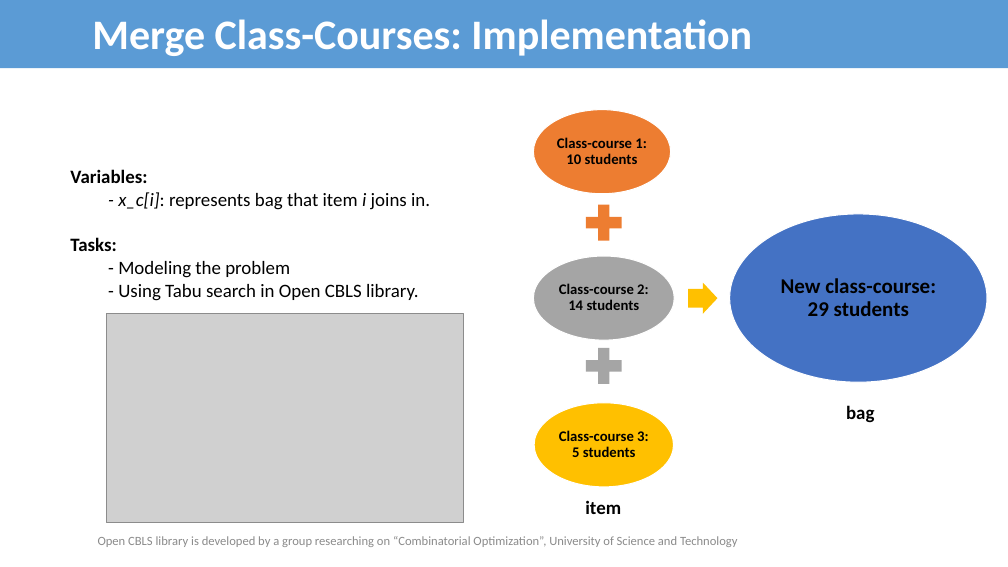
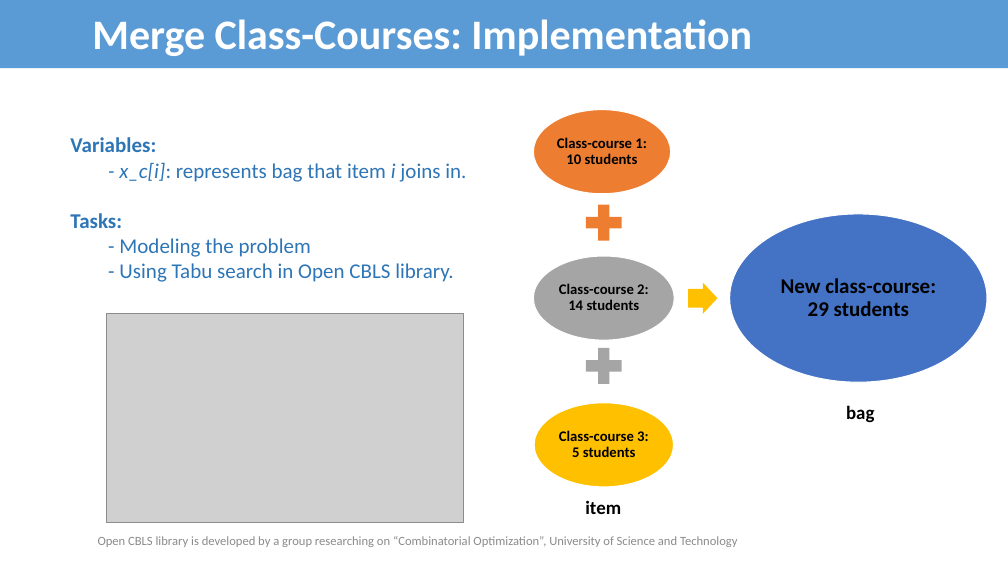
Before and after one commit to bee-lullaby/FinalProject, a slide deck: slide 36 of Documents/FUTimetabling_Presentation_Ver4.pptx. Drawn at 1008x567 pixels with LibreOffice and Linux fonts; fonts in the diff are those of the drawing; grey boxes stand for pictures. Boxes give left, top, right and bottom in pixels: in the first picture for what was removed or moved away, otherwise in the second. Text is boxed around its words. In the diff, an @@ line names an element or a change of style, - is before the commit and + after.

```diff
--- a/Documents/FUTimetabling_Presentation_Ver4.pptx
+++ b/Documents/FUTimetabling_Presentation_Ver4.pptx
@@ text "Variables:": place and size @@
-text "Variables:" at [70, 169, 430, 301]
+text "Variables:" at [70, 137, 466, 282]
@@ text "Variables:" at [70, 137, 466, 282]: size 18 to 20 pt, text colour #000000 to #2E75B6 @@
```
Also in this commit, not shown: 24 other slides changed, 1 slide added, 4 other files.
